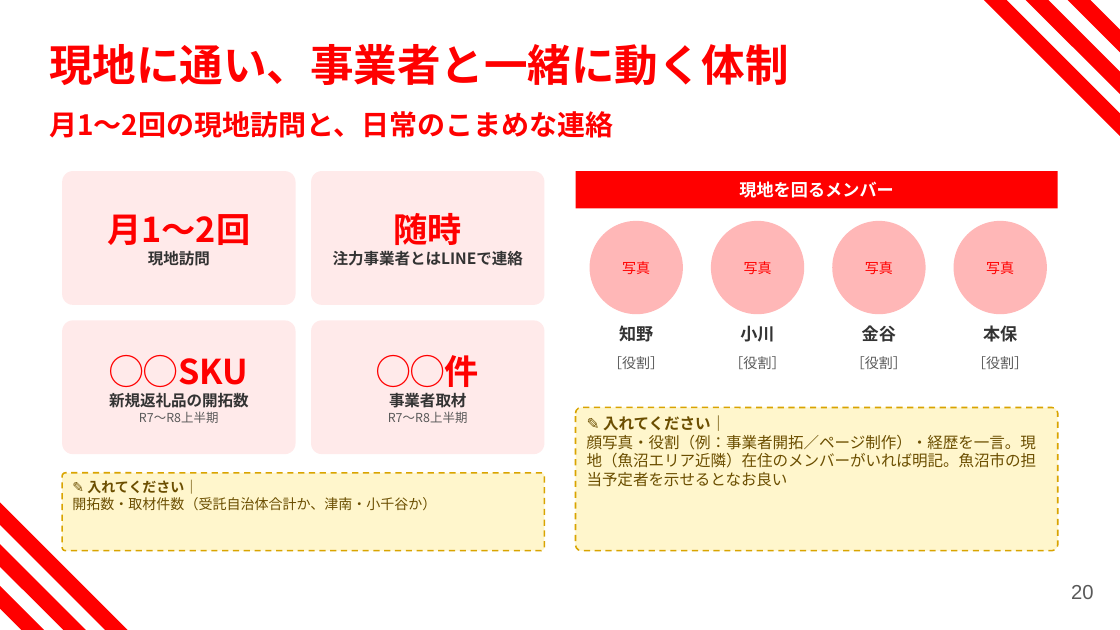
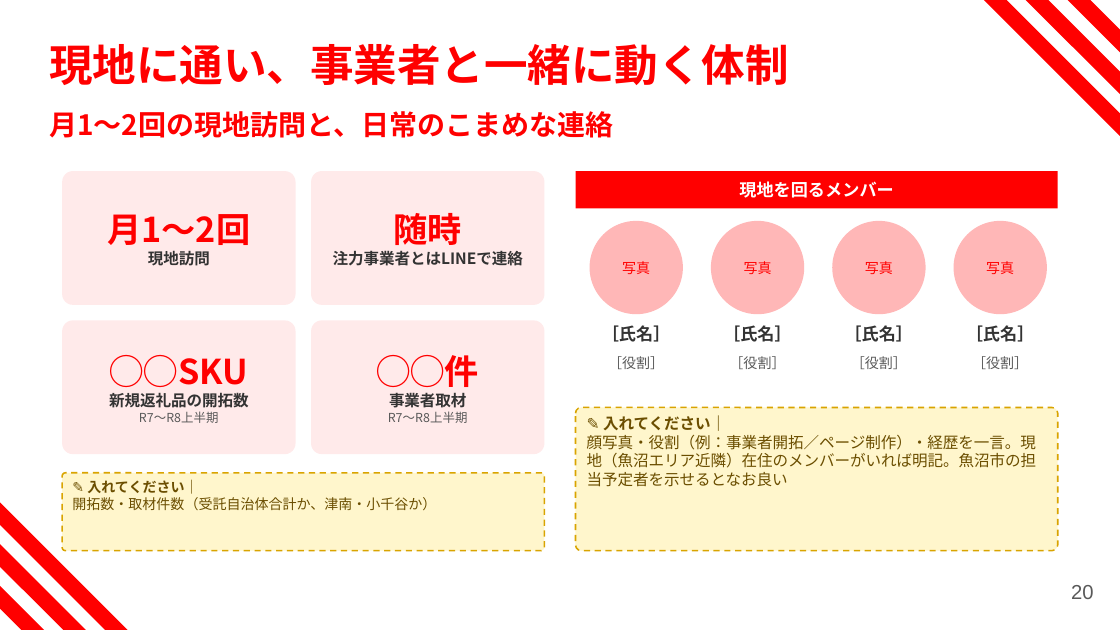
Before and after one commit to honbo-teruki/awashima, a slide deck: slide 20 of .claude/skills/natural-slides/brands/mitsume/template.pptx. Drawn at 1120x630 pixels with LibreOffice and Linux fonts; fonts in the diff are those of the drawing. Boxes give left, top, right and bottom in pixels: in the first picture for what was removed or moved away, otherwise in the second. Text is boxed around its words. In the diff, an @@ line names an element or a change of style, - is before the commit and + after.

```diff
--- a/.claude/skills/natural-slides/brands/mitsume/template.pptx
+++ b/.claude/skills/natural-slides/brands/mitsume/template.pptx
@@ text at (x1=602, y1=325, x2=671, y2=342): text changed @@
-知野
+［氏名］
@@ text at (x1=723, y1=325, x2=792, y2=342): text changed @@
-小川
+［氏名］
@@ text at (x1=844, y1=325, x2=913, y2=342): text changed @@
-金谷
+［氏名］
@@ text at (x1=966, y1=325, x2=1035, y2=342): text changed @@
-本保
+［氏名］
```
Also in this commit, not shown: 5 other slides changed, 1 other file.
